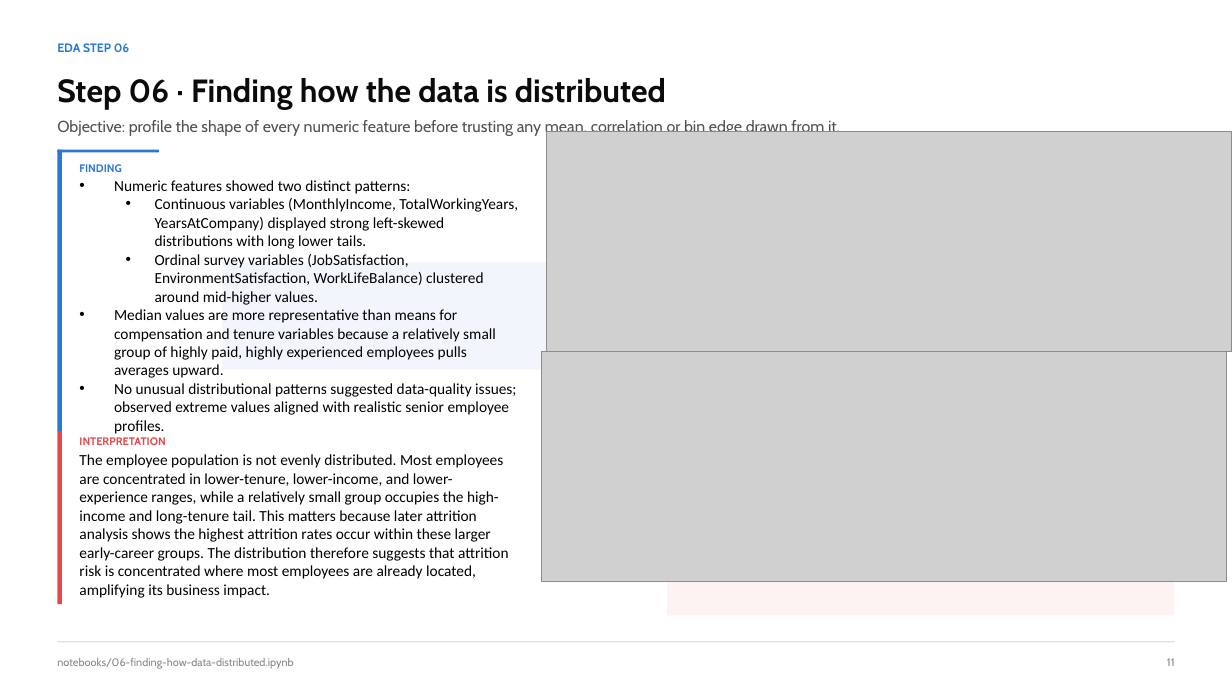
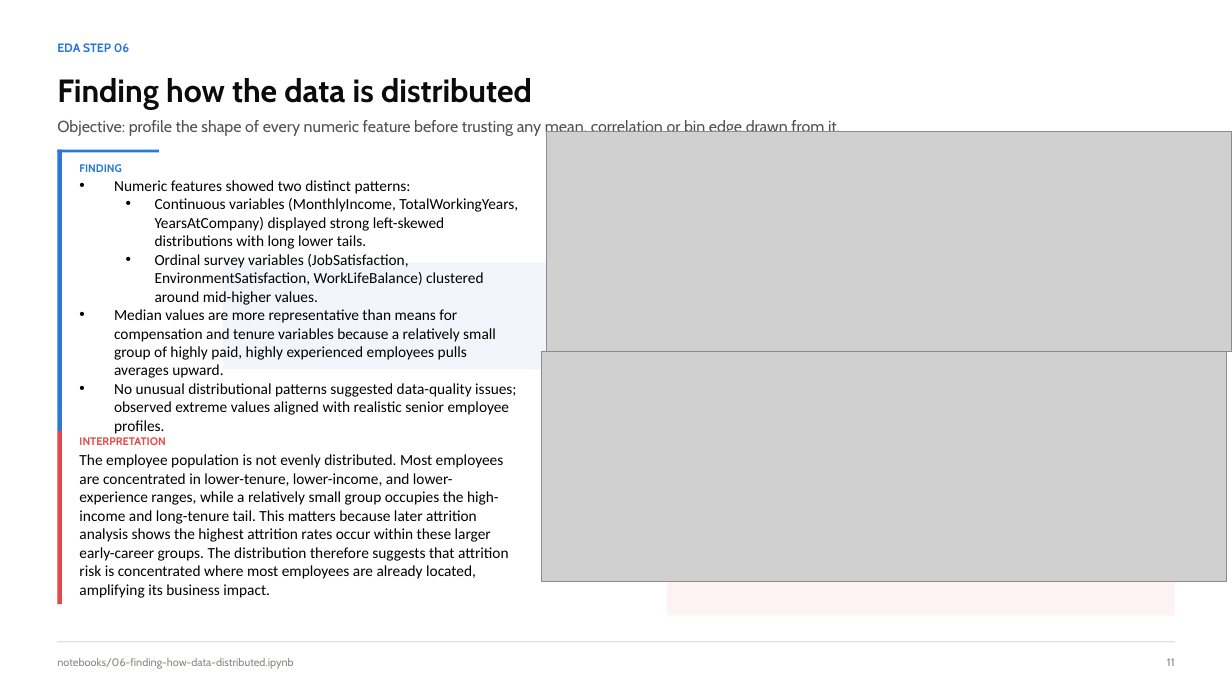
Before and after one commit to NPower-JDA-Cohort-2026/ibm-analytics-attrition-eda, a slide deck: slide 12 of presentation/IBM_Attrition_EDA_Team_Presentation.pptx (slide 11 before the commit). Drawn at 1232x693 pixels with LibreOffice and Linux fonts; fonts in the diff are those of the drawing; grey boxes stand for pictures. Boxes give left, top, right and bottom in pixels: in the first picture for what was removed or moved away, otherwise in the second. Text is boxed around its words. In the diff, an @@ line names an element or a change of style, - is before the commit and + after.

```diff
--- a/presentation/IBM_Attrition_EDA_Team_Presentation.pptx
+++ b/presentation/IBM_Attrition_EDA_Team_Presentation.pptx
@@ text at bbox=[57, 78, 532, 109]: text changed @@
-Step 06 · Finding how the data is distributed
+Finding how the data is distributed
```
Also in this commit, not shown: 10 other slides changed.
